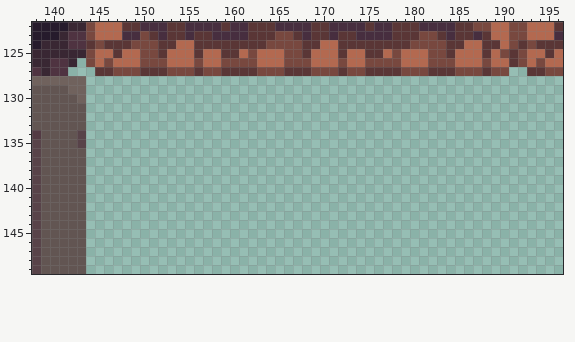
Pixel-art file, stored at Platformer/Content/tiles.aseprite. The picture above is the old version.
1024x512 pixels, 1 frame. Colours within 5 levels of each other are drawn and written as one. Shown: x 138..196, y 122..149.
And afterwards:
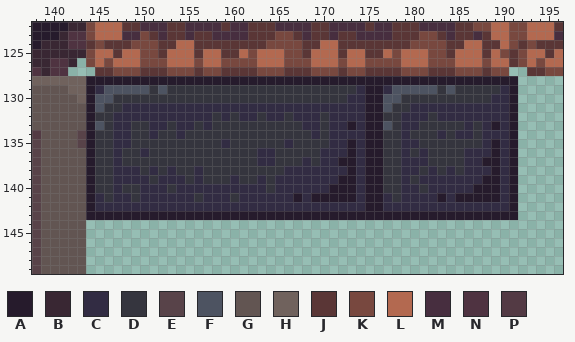
Palette (. is transparent): A #261b2c  B #392733  C #322c43  D #35353e  E #584349  F #4d5361  G #625552  H #70625d  J #5a3636  K #78483f  L #b36950  M #472e3f  N #4f3341  P #533a44
Difference:
{"y":128,"x":144,"old":"................................................","new":"AAAAAAAAAAAAAAAAAAAAAAAAAAAAAAAAAAAAAAAAAAAAAAAA"}
{"y":129,"x":144,"old":"................................................","new":"ACFFFFFDFDDDDDDDDDDDDDDDDDDDDDCAACFFFFFDFDDDDDCA"}
{"y":130,"x":144,"old":"................................................","new":"AFFDDDDDDDDDDDDDDDDDDDDDDDDDDCCAAFFDDDDDDDDDDCCA"}
{"y":131,"x":144,"old":"................................................","new":"AFDDCCCCCCCCCCCCCCCCCCCCCCCCCCCAAFDDCCCCCCCCCCCA"}
{"y":132,"x":144,"old":"................................................","new":"ADDCCCCCCCCCCCDCDCCDCCDCCCDCCCCAADDCCCDCCCCCCCCA"}
{"y":133,"x":144,"old":"................................................","new":"AFDCCDDCCDCCDCDDDDDDDDDDCCDCCACAAFDCCDDDDDCDCACA"}
{"y":134,"x":144,"old":"................................................","new":"ADDCCDDCDDCDDDDDDDDDDDDDDCDCCCCAADDCDDDCDCCDCCCA"}
{"y":135,"x":144,"old":"................................................","new":"ADDCCDDDDDDDDDDCDDDDDDCDDDDCCACAADDCCDDDDDDDCACA"}
{"y":136,"x":144,"old":"................................................","new":"ADDCDDCDDDDDDDDDDDDCCDDDDDCCCACAADDCDCDDDDCCCACA"}
{"y":137,"x":144,"old":"................................................","new":"ADDCDDDDDDDDDDDDDDDCCDDDCDCCAACAADDCCCDDDDCCAACA"}
{"y":138,"x":144,"old":"................................................","new":"ADDCCCDCDCDDCDDDDDDDDDCCCCCCCACAADDCCDCDCDCCCACA"}
{"y":139,"x":144,"old":"................................................","new":"ADDCCCCDCCCDCDDDCDDCDCCCCCCCAACAADDCDCCCCCCCAACA"}
{"y":140,"x":144,"old":"................................................","new":"ADDCDDCCCDCCCCCCCCCCDCCCCCCAAACAADDCCDCCCCCAAACA"}
{"y":141,"x":144,"old":"................................................","new":"ACDCCDCCCCCCDCCCDCCCCCCACAAAAACAACDCCCCACAAAAACA"}
{"y":142,"x":144,"old":"................................................","new":"ACCCCCCCCCCCCCCCCCCCCCCCCCCCCCCAACCCCCCCCCCCCCCA"}
{"y":143,"x":144,"old":"................................................","new":"AAAAAAAAAAAAAAAAAAAAAAAAAAAAAAAAAAAAAAAAAAAAAAAA"}
{"label":"added","picture_box":[86,76,518,220]}
